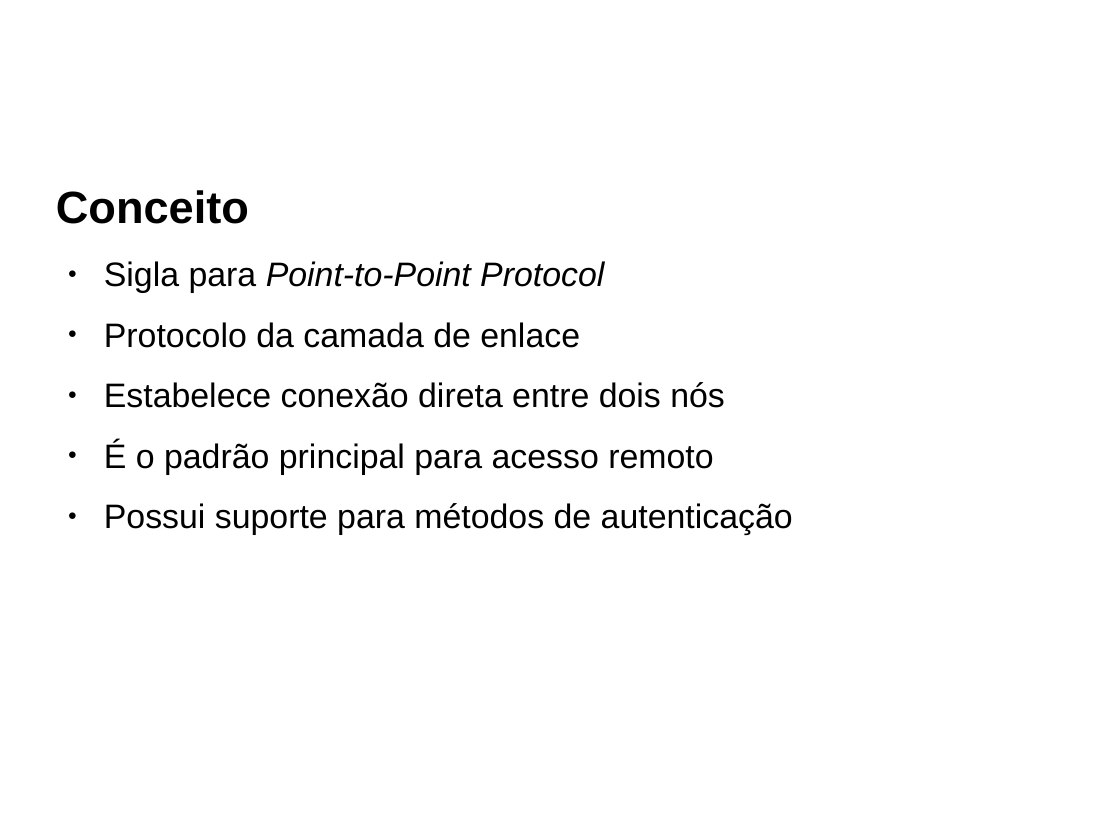
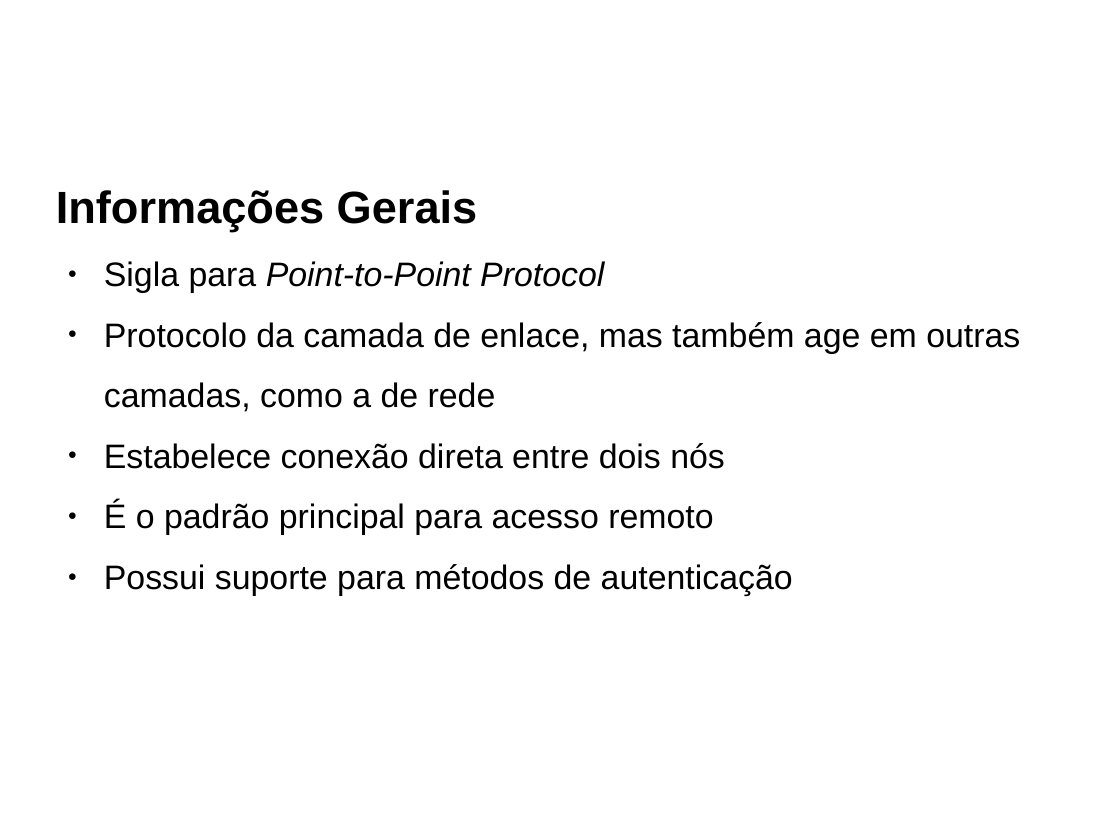
Before and after one commit to redes-2015/l2tp-socket-bug, a slide deck: slide 9 of slides/slides.odp (slide 8 before the commit). Drawn at 1120x840 pixels with LibreOffice and Linux fonts; fonts in the diff are those of the drawing; background and template pictures are left out. Boxes give left, top, right and bottom in pixels: in the first picture for what was removed or moved away, otherwise in the second. Text is boxed around its words. In the diff, an @@ line names an element or a change of style, - is before the commit and + after.

Commit message:
Adiantado slide sobre a CVE; mais informações sobre PPP e L2TP
- Adiantado também slide sobre conexão normal (sem VPN)
- Alterada fonte relacionada ao código dos sockets

```diff
--- a/slides/slides.odp
+++ b/slides/slides.odp
@@ text at (x1=56, y1=190, x2=478, y2=232): text changed @@
-Conceito
+Informações Gerais
@@ text at (x1=104, y1=322, x2=1020, y2=412): text changed @@
-● Protocolo da camada de enlace
+● Protocolo da camada de enlace, mas também age em outras
+camadas, como a de rede
```
Also in this commit, not shown: 7 other slides changed, 1 other file.
